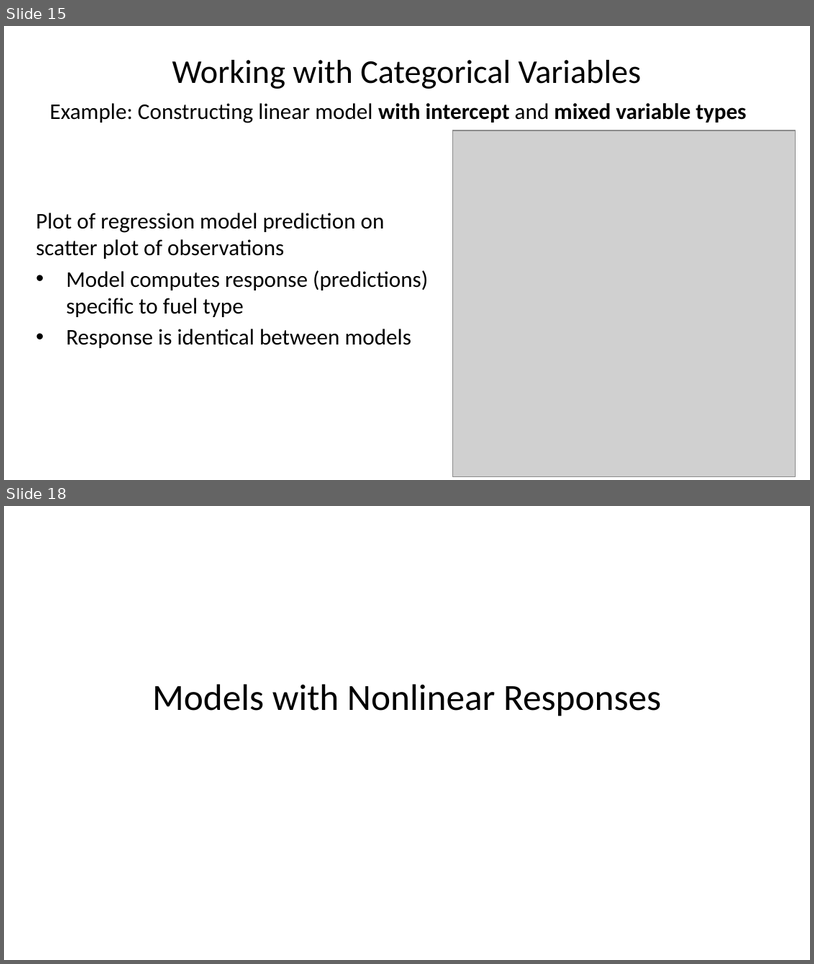
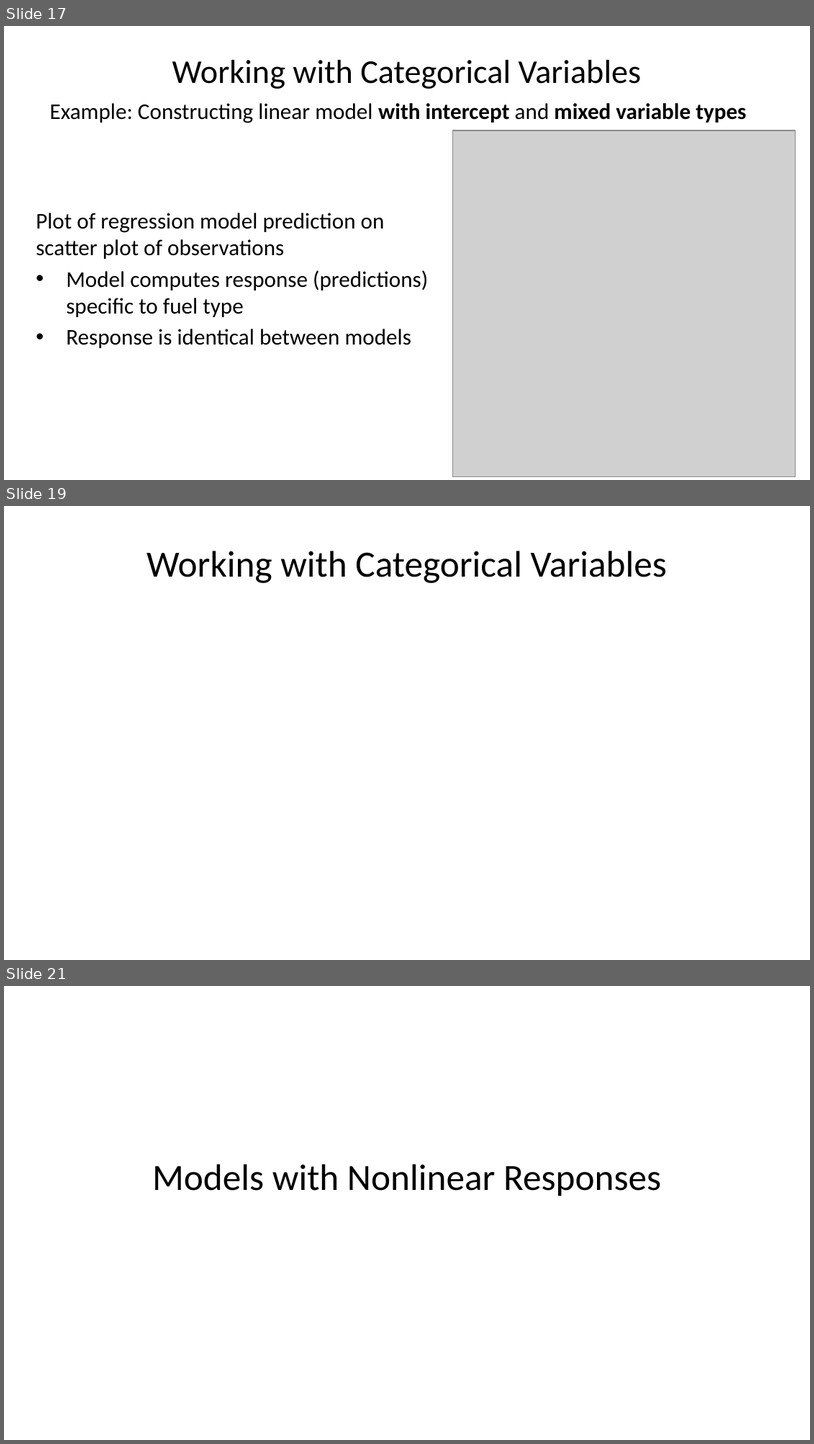
Before and after one commit to StephenElston/CSCI-E-83, a slide deck: LectureSlides/09_GeneralizingTheLinearModel.pptx. Shown one above the other, each under a label of ours: slides 15 and 18 before the commit, slides 17, 19 and 21 after it; the slides between them are not shown. The pictures are 814x964 and 814x1444 pixels, drawn with LibreOffice and Linux fonts; fonts in the diff are those of the drawing; grey boxes stand for pictures. Boxes give left, top, right and bottom in pixels: in the first picture for what was removed or moved away, otherwise in the second. Text is boxed around its words. In the diff, an @@ line names an element or a change of style, - is before the commit and + after.

```diff
--- a/LectureSlides/09_GeneralizingTheLinearModel.pptx
+++ b/LectureSlides/09_GeneralizingTheLinearModel.pptx
@@ slide 19 added at <box>4,506,810,960</box>, background #FFFFFF @@
@@ title added at <box>147,551,667,583</box>, 33 pt, text #000000 @@
+Working with Categorical Variables
@@ what was slide 15 is now slide 17 @@
@@ what was slide 18 is now slide 21 @@
```
Also in this commit, not shown: 14 slides changed, 4 other slides added, 2 slides removed.
